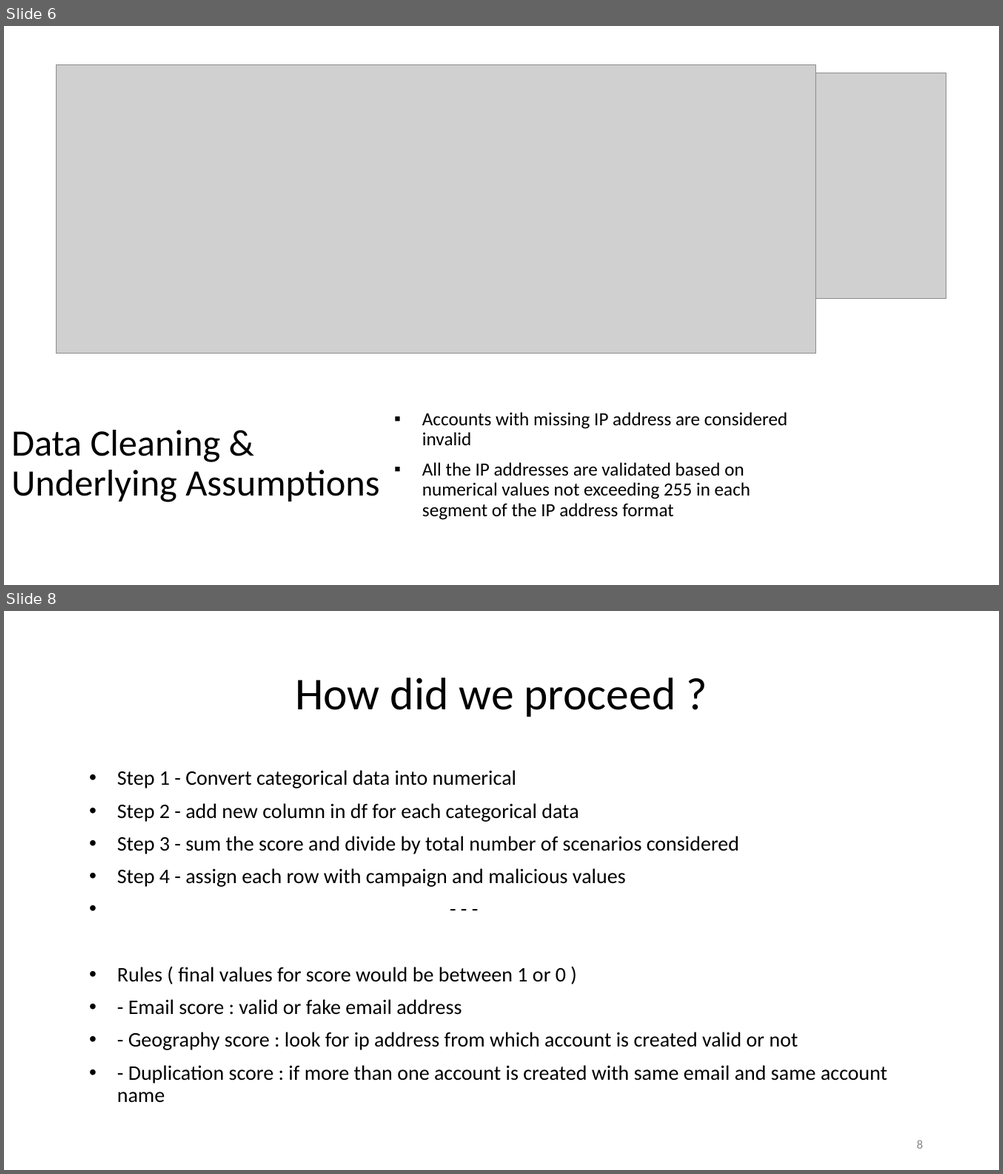
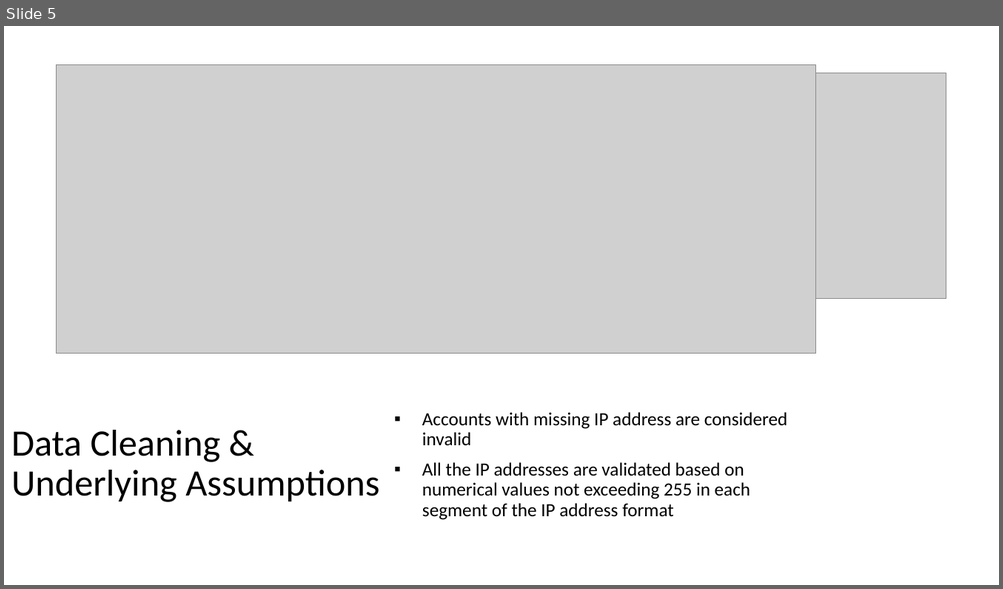
Before and after one commit to karimkhamwani/python-data-analysis, a slide deck: Capstone_600.pptx. Shown one above the other, each under a label of ours: slides 6 and 8 before the commit, slide 5 after it; the slides between them are not shown. The pictures are 1003x1174 and 1003x589 pixels, drawn with LibreOffice and Linux fonts; fonts in the diff are those of the drawing; grey boxes stand for pictures; background and template pictures are left out. Boxes give left, top, right and bottom in pixels: in the first picture for what was removed or moved away, otherwise in the second. Text is boxed around its words. In the diff, an @@ line names an element or a change of style, - is before the commit and + after.

Commit message:
add botScore

```diff
--- a/Capstone_600.pptx
+++ b/Capstone_600.pptx
@@ slide 8 removed at (4,611,999,1170), background #FFFFFF @@
@@ title removed at (295,678,676,717) @@
-How did we proceed ?
@@ text removed at (117,770,887,1103) @@
-• Step 1 - Convert categorical data into numerical
-• Step 2 - add new column in df for each categorical data
-• Step 3 - sum the score and divide by total number of scenarios considered
-• Step 4 - assign each row with campaign and malicious values
-• - - -
-• Rules ( final values for score would be between 1 or 0 )
-• - Email score : valid or fake email address
-• - Geography score : look for ip address from which account is created valid or not
-• - Duplication score : if more than one account is created with same email and same account name
@@ page number removed at (916,1140,922,1149) @@
-8
@@ what was slide 6 is now slide 5 @@
```
Also in this commit, not shown: 4 slides changed, 2 slides added, 2 other slides removed, 4 other files.
